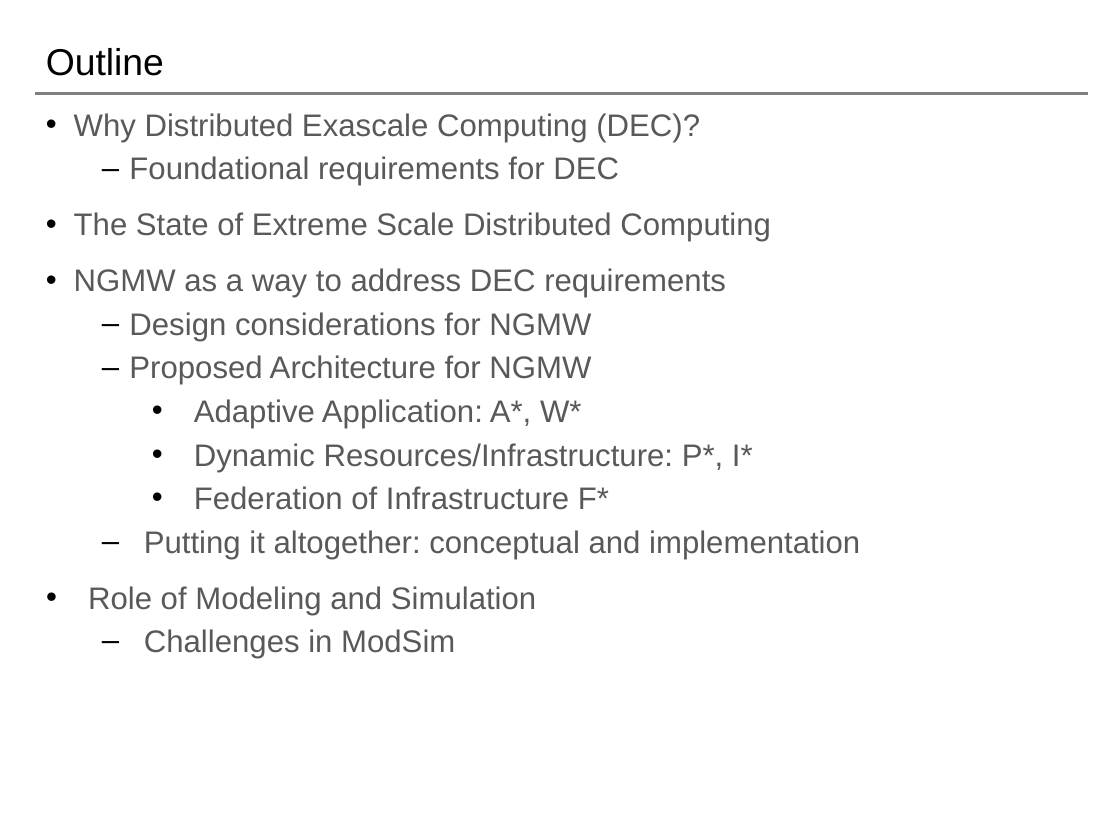
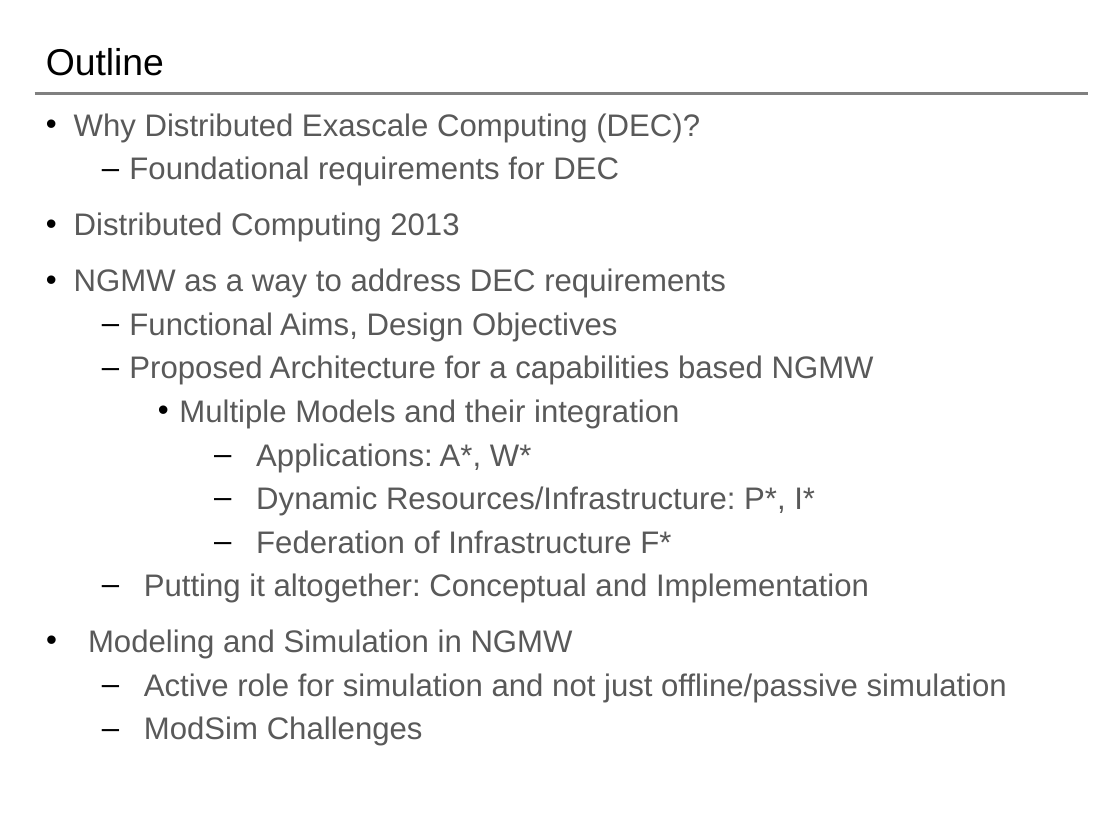
Before and after one commit to saga-project/NGMW, a slide deck: slide 2 of presentations/radical-modsim.pptx. Drawn at 1120x840 pixels with LibreOffice and Linux fonts; fonts in the diff are those of the drawing; background and template pictures are left out. Boxes give left, top, right and bottom in pixels: in the first picture for what was removed or moved away, otherwise in the second. Text is boxed around its words. In the diff, an @@ line names an element or a change of style, - is before the commit and + after.

```diff
--- a/presentations/radical-modsim.pptx
+++ b/presentations/radical-modsim.pptx
@@ text at (74, 212, 459, 242): text changed @@
-• The State of Extreme Scale Distributed Computing
+• Distributed Computing 2013
@@ text at (129, 312, 874, 472): text changed @@
-  – Design considerations for NGMW
-  – Proposed Architecture for NGMW
-    • Adaptive Application: A*, W*
+  – Functional Aims, Design Objectives
+  – Proposed Architecture for a capabilities based NGMW
+    • Multiple Models and their integration
+      – Applications: A*, W*
@@ text at (256, 486, 815, 554): bullet • to –; list level 3 to 4 in "Dynamic Resources/Infrastructure: P*, I*"; list level 3 to 4 in "Federation of Infrastructure F*" @@
@@ text at (88, 573, 1007, 746): text changed @@
-  – Putting it altogether: conceptual and implementation
-• Role of Modeling and Simulation
-  – Challenges in ModSim
+  – Putting it altogether: Conceptual and Implementation
+• Modeling and Simulation in NGMW
+  – Active role for simulation and not just offline/passive simulation
+  – ModSim Challenges
```
Also in this commit, not shown: 15 other slides changed, 1 slide added, 7 slides removed.
